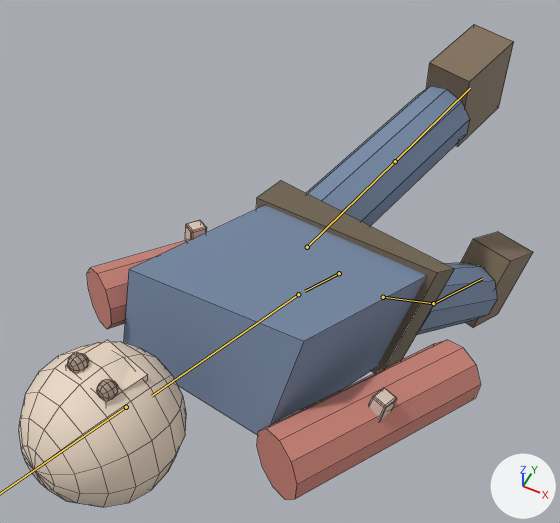
A saved change to the FBX model Assets/Models/Characters/Colonist_Survivor.fbx.
Both versions are drawn from a 50 mm lens placed at (0.424, -1.171, 2.289), pointed at (-0.171, 0.019, 0.801). The lights are fixed; the arrows at lower right show +X, +Y and +Z. The picture after the commit comes second. Both versions are drawn at frame 1 of the action 'Colonist_Survivor_Rig|Walk'; the numbers are the values there. The bones that change, and the others that lie on the model, are drawn over the model as lines. Mesh edges are drawn as thin lines.

The first picture shows 'Colonist_Survivor'.
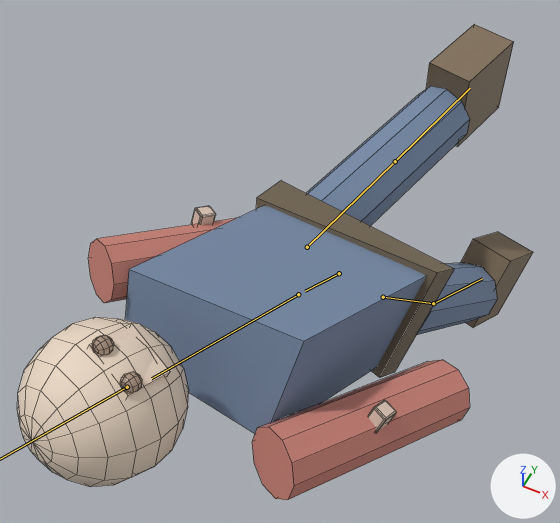
Diff of the bpy script that builds the scene:
```diff
--- a/Assets/Models/Characters/Colonist_Survivor.fbx.py
+++ b/Assets/Models/Characters/Colonist_Survivor.fbx.py
@@ bone_spine @@
 bone_spine = bpy.data.objects['Colonist_Survivor_Rig'].pose.bones['Spine']  # child of 'Hips'
-bone_spine.rotation_quaternion = (0.996, 0.087, 0.0, 0.0)  # degrees (10, 0, 0)
+bone_spine.rotation_quaternion = (0.997, 0.035, -0.07, 0.002)  # degrees (4, -8, 0)
@@ bone_head @@
 bone_head = bpy.data.objects['Colonist_Survivor_Rig'].pose.bones['Head']  # child of 'Spine'
-bone_head.rotation_quaternion = (1.0, 0.0, 0.0, 0.0)  # degrees (0, 0, 0)
+bone_head.rotation_quaternion = (0.996, 0.0, -0.087, 0.0)  # degrees (0, -10, 0)
```

Where the change shows, as pixel boxes (x1, y1, x2, y2) in the pictures (560 x 523 px):
'Colonist_Survivor', posed: before (19, 24, 533, 507); after (17, 24, 533, 500)
bone 'Spine', root to tip: before (298, 294) to (151, 396); after (298, 294) to (151, 378)
